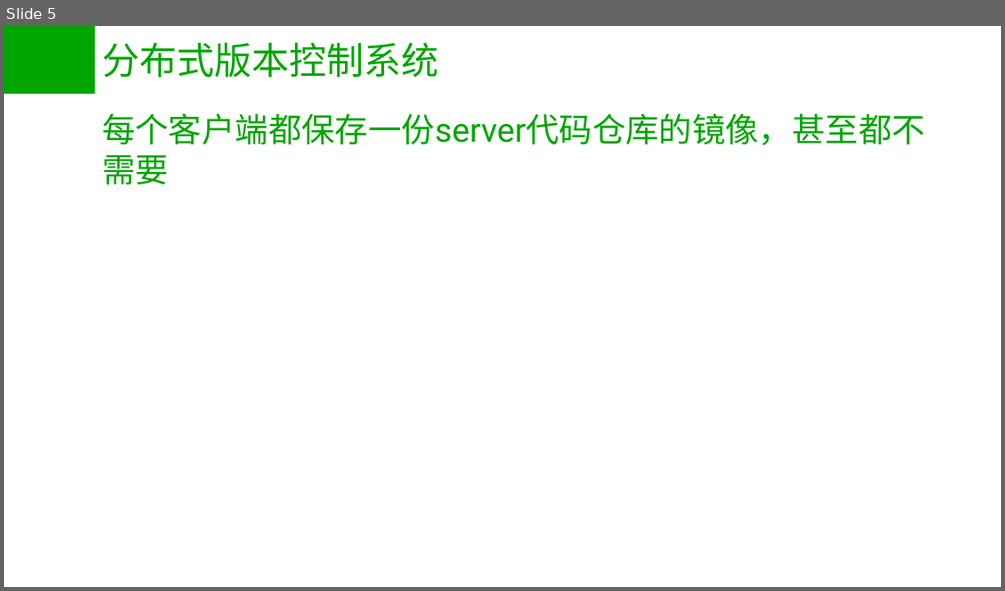
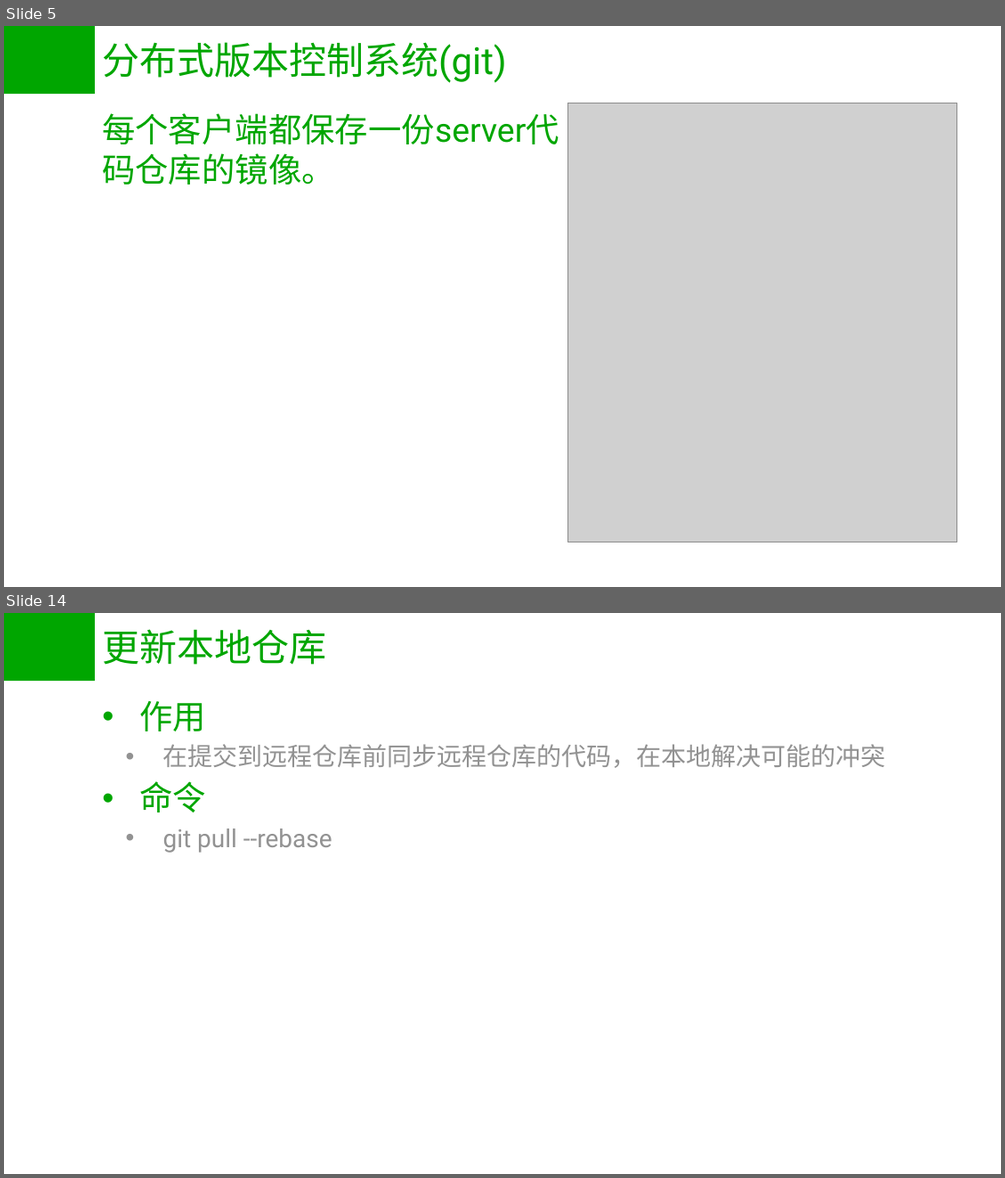
Before and after one commit to dannl/git_test, a slide deck: git.pptx. Shown one above the other, each under a label of ours: slide 5 before the commit, slides 5 and 14 after it; the slides between them are not shown. The pictures are 1005x591 and 1005x1178 pixels, drawn with LibreOffice and Linux fonts; fonts in the diff are those of the drawing; grey boxes stand for pictures. Boxes give left, top, right and bottom in pixels: in the first picture for what was removed or moved away, otherwise in the second. Text is boxed around its words. In the diff, an @@ line names an element or a change of style, - is before the commit and + after.

```diff
--- a/git.pptx
+++ b/git.pptx
@@ slide 14 added at (4, 613, 1001, 1174), background #CCE8CF; not listed: 1 template element that a slide beside it also shows @@
@@ title added at (102, 629, 326, 665), 36 pt, text #00A600 @@
+更新本地仓库
@@ text added at (139, 701, 886, 852), 24 pt, text #929292 @@
+• 作用
+  • 在提交到远程仓库前同步远程仓库的代码，在本地解决可能的冲突
+• 命令
+  • git pull --rebase
@@ slide 5 changed as well @@
@@ title at (102, 42, 506, 83): text changed @@
-分布式版本控制系统
+分布式版本控制系统(git)
@@ picture added at (568, 103, 957, 541) @@
@@ text at (102, 113, 559, 184): text changed @@
-每个客户端都保存一份server代码仓库的镜像，甚至都不需要
+每个客户端都保存一份server代码仓库的镜像。
```
Also in this commit, not shown: 3 other slides changed, 11 other slides added, 1 slide removed.
